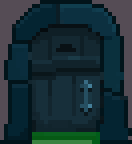
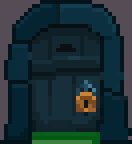
The second 132px x 144px image is a revision of the first. Changes to its layers:
added layer "RideDoorUpLock.png" above "RideDoorUp01.png" over [76, 84, 96, 112]
